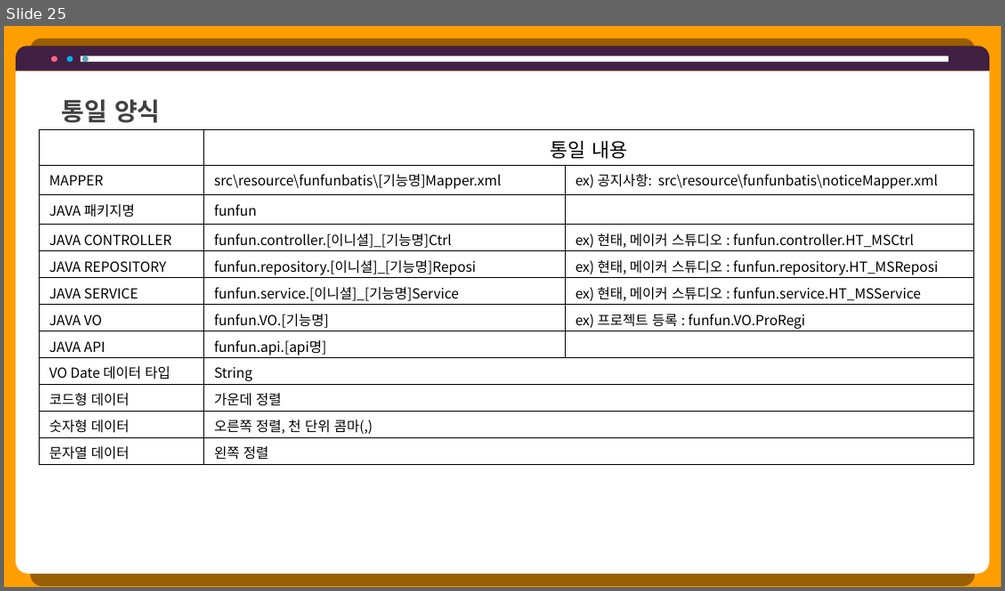
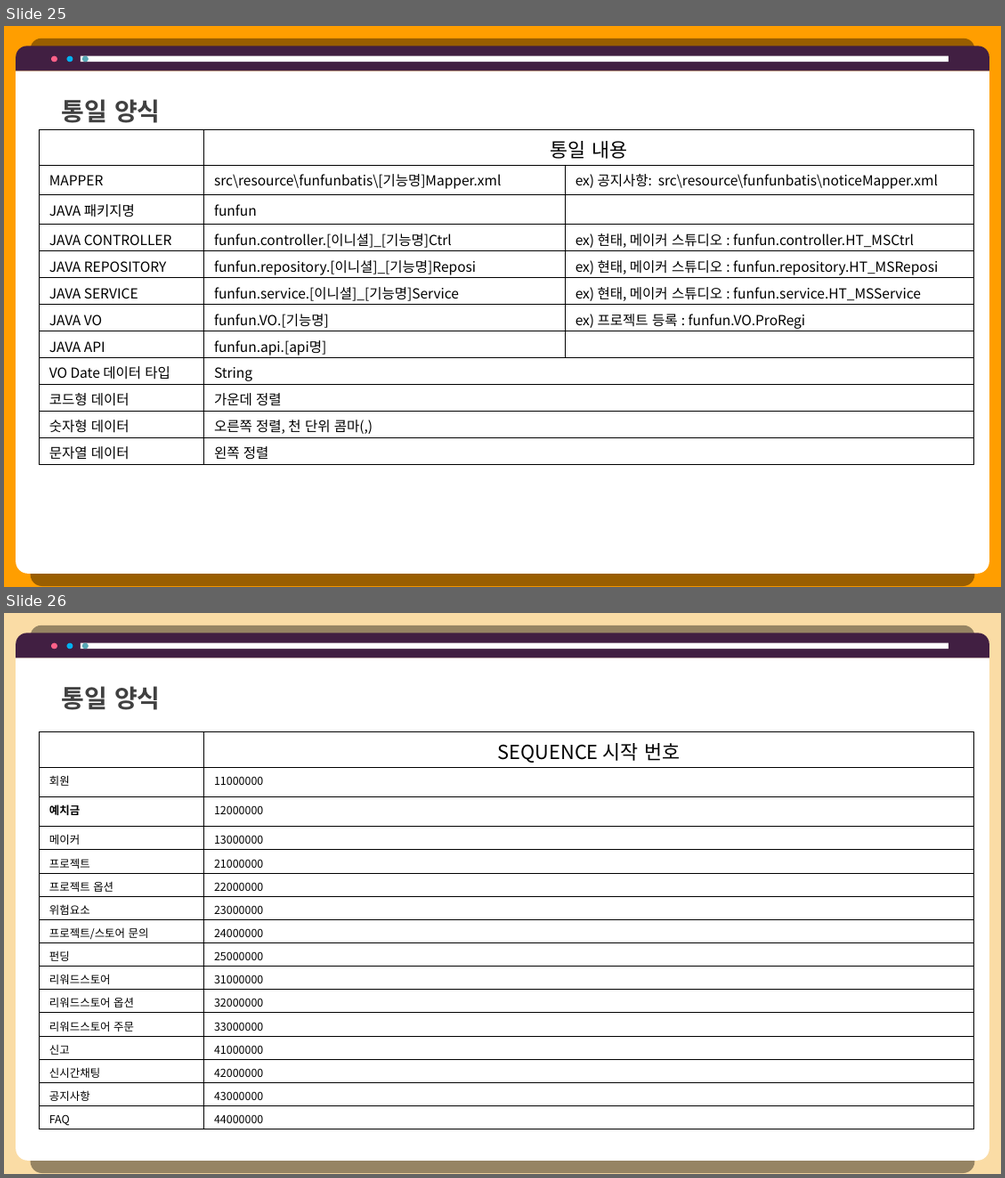
Before and after one commit to hhsw07/ezen-academy-projects, a slide deck: 0 발표용 파워포인트/0515 2차발표/0515 project06 - 파워포인트 종합.pptx. Shown one above the other, each under a label of ours: slide 25 before the commit, slides 25 and 26 after it. The pictures are 1005x591 and 1005x1178 pixels, drawn with LibreOffice and Linux fonts; fonts in the diff are those of the drawing. Boxes give left, top, right and bottom in pixels: in the first picture for what was removed or moved away, otherwise in the second. Text is boxed around its words. In the diff, an @@ line names an element or a change of style, - is before the commit and + after.

```diff
--- a/0 발표용 파워포인트/0515 2차발표/0515 project06 - 파워포인트 종합.pptx
+++ b/0 발표용 파워포인트/0515 2차발표/0515 project06 - 파워포인트 종합.pptx
@@ slide 26 added at box(4, 613, 1001, 1174), background #FADCA5 @@
@@ round same rect added at box(16, 633, 989, 657), fill #411F42 @@
@@ round same rect added at box(16, 657, 989, 1160), fill #FFFFFF @@
@@ ellipse added at box(51, 643, 57, 649), fill #FF6189 @@
@@ ellipse added at box(67, 643, 73, 649), fill #00B0F0 @@
@@ rectangle added at box(81, 643, 949, 649), fill #FFFFFF @@
@@ ellipse added at box(81, 643, 88, 649), fill #57A7B5 @@
@@ text added at box(62, 686, 161, 710), 18 pt, text #404040, bold @@
+통일 양식
@@ table added at box(39, 732, 973, 1129), 16 rows, 2 columns @@
+ | SEQUENCE 시작 번호
+회원 | 11000000
+예치금 | 12000000
+메이커 | 13000000
+프로젝트 | 21000000
+프로젝트 옵션 | 22000000
+위험요소 | 23000000
+프로젝트/스토어 문의 | 24000000
+펀딩 | 25000000
+리워드스토어 | 31000000
+리워드스토어 옵션 | 32000000
+리워드스토어 주문 | 33000000
+신고 | 41000000
+신시간채팅 | 42000000
+공지사항 | 43000000
+FAQ | 44000000
```
Also in this commit, not shown: 3 other files.
